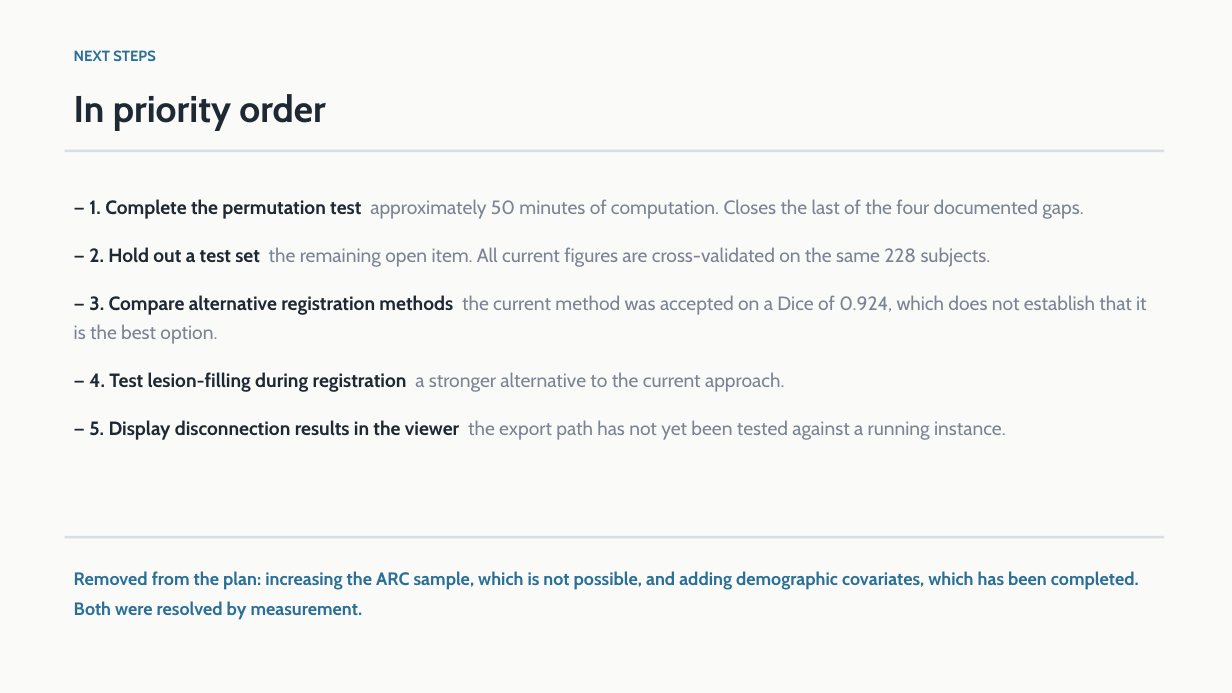
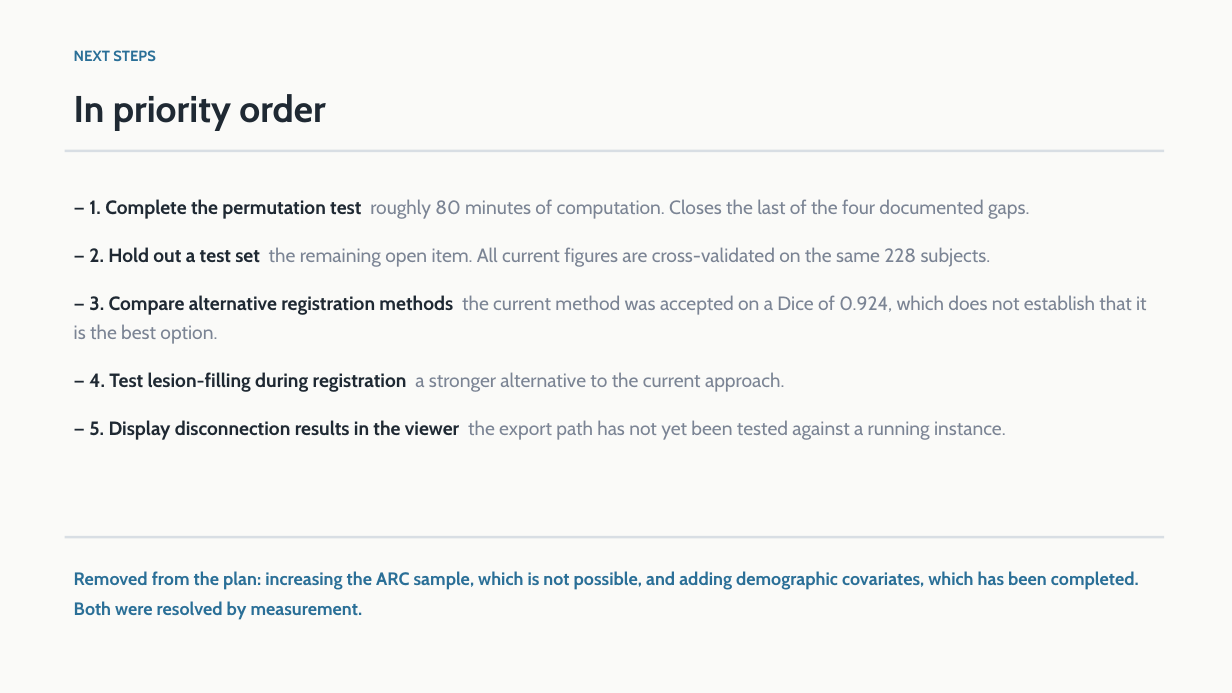
Before and after one commit to Manas-Maahir/SLP, a slide deck: slide 14 of docs/Lesion_Disconnection_Status.pptx. Drawn at 1232x693 pixels with LibreOffice and Linux fonts; fonts in the diff are those of the drawing. Boxes give left, top, right and bottom in pixels: in the first picture for what was removed or moved away, otherwise in the second. Text is boxed around its words. In the diff, an @@ line names an element or a change of style, - is before the commit and + after.

```diff
--- a/docs/Lesion_Disconnection_Status.pptx
+++ b/docs/Lesion_Disconnection_Status.pptx
@@ text at (89,199,1029,219): text changed @@
-— 1. Complete the permutation test approximately 50 minutes of computation. Closes the last of the four documented gaps.
+— 1. Complete the permutation test roughly 80 minutes of computation. Closes the last of the four documented gaps.
```
Also in this commit, not shown: 2 other files.
